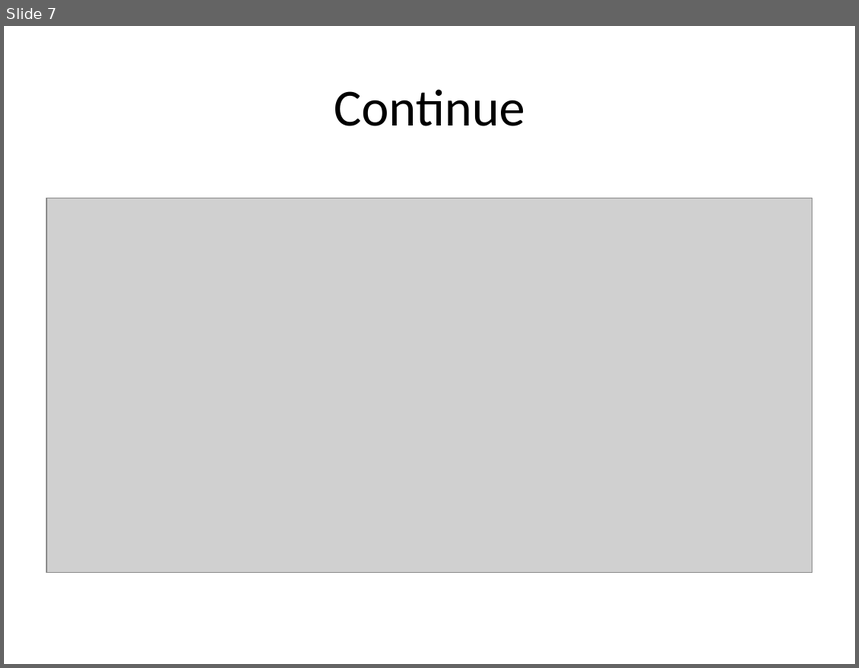
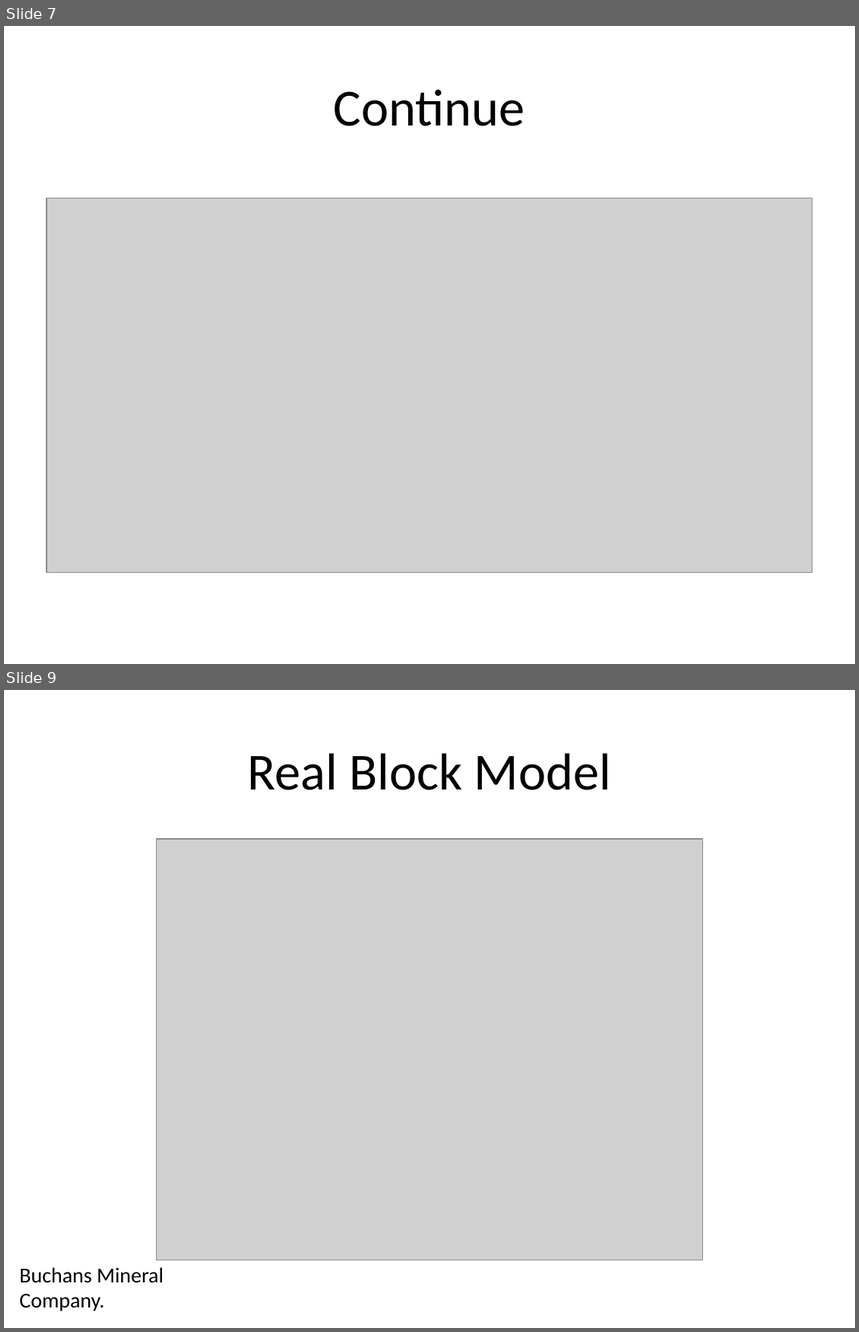
Before and after one commit to markovisnjic/GEOL_5700_Final_Project, a slide deck: Surface_Mine_Optimization.pptx. Shown one above the other, each under a label of ours: slide 7 before the commit, slides 7 and 9 after it; the slides between them are not shown. The pictures are 859x668 and 859x1332 pixels, drawn with LibreOffice and Linux fonts; fonts in the diff are those of the drawing; grey boxes stand for pictures. Boxes give left, top, right and bottom in pixels: in the first picture for what was removed or moved away, otherwise in the second. Text is boxed around its words. In the diff, an @@ line names an element or a change of style, - is before the commit and + after.

```diff
--- a/Surface_Mine_Optimization.pptx
+++ b/Surface_Mine_Optimization.pptx
@@ slide 9 added at [4, 690, 855, 1328], background #FFFFFF @@
@@ title added at [247, 753, 611, 790], 44 pt, text #000000 @@
+Real Block Model
@@ picture added at [156, 839, 703, 1260] @@
@@ text added at [19, 1268, 164, 1312], 18 pt, text #000000 @@
+Buchans Mineral Company.
```
Also in this commit, not shown: 1 slide changed.
